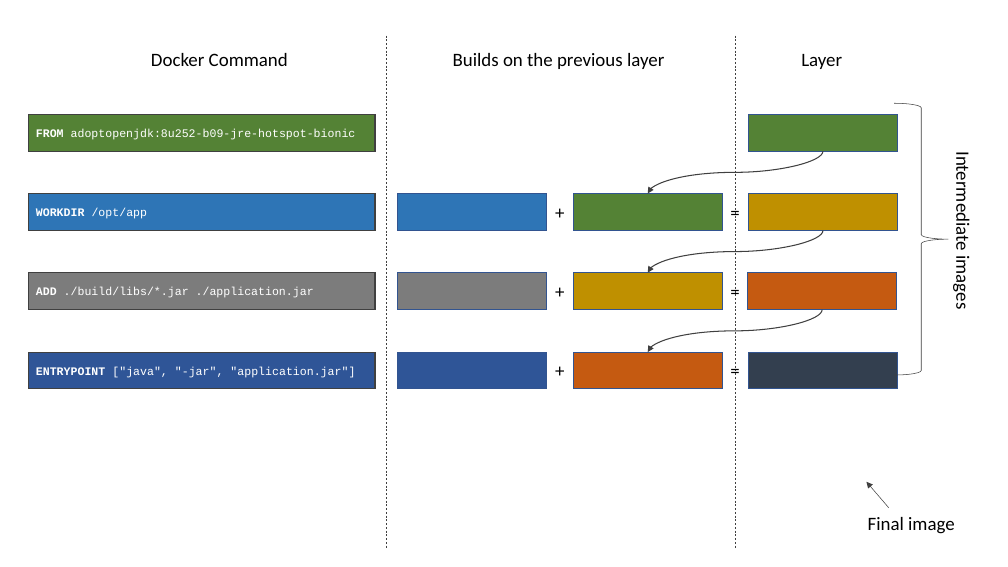
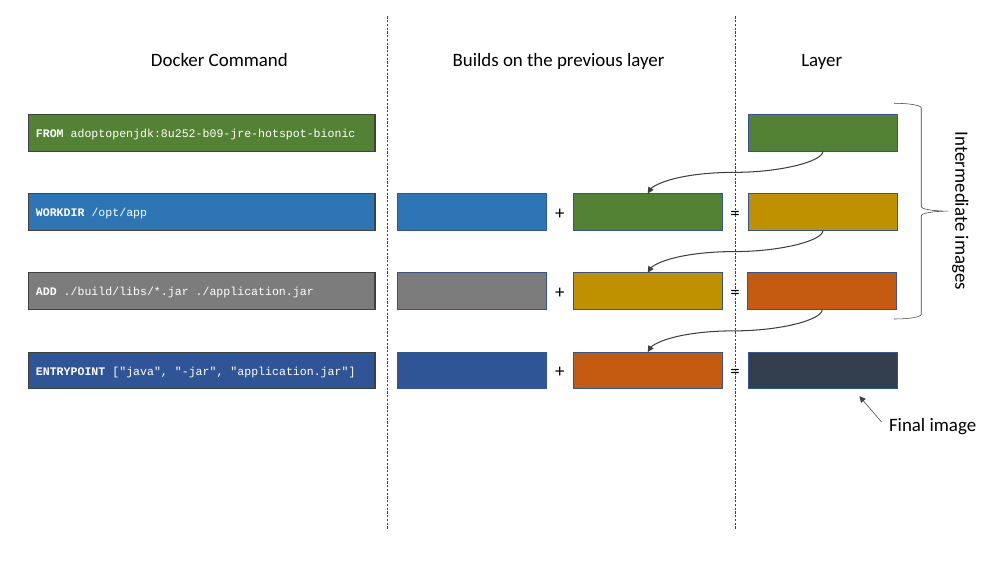
Before and after one commit to albertattard/presentation-layered-jar, a slide deck: slide 3 of assets/images/Images.pptx. Drawn at 1008x567 pixels with LibreOffice and Linux fonts; fonts in the diff are those of the drawing. Boxes give left, top, right and bottom in pixels: in the first picture for what was removed or moved away, otherwise in the second. Text is boxed around its words. In the diff, an @@ line names an element or a change of style, - is before the commit and + after.

Commit message:
Update presentation...

```diff
--- a/assets/images/Images.pptx
+++ b/assets/images/Images.pptx
@@ 2 lines, 1 text: place and size @@
-2 lines, 1 text at box(386, 36, 974, 548)
+2 lines, 1 text at box(387, 17, 973, 529)
@@ left brace: place and size @@
-left brace at box(895, 104, 949, 375)
+left brace at box(895, 104, 949, 319)
@@ arrow moved from (889, 508) - (867, 482) to (882, 422) - (860, 396) @@
@@ text "Final image": place and size @@
-text "Final image" at box(868, 517, 955, 534)
+text "Final image" at box(889, 418, 977, 435)
```
Also in this commit, not shown: 1 other slide changed, 3 other files.
